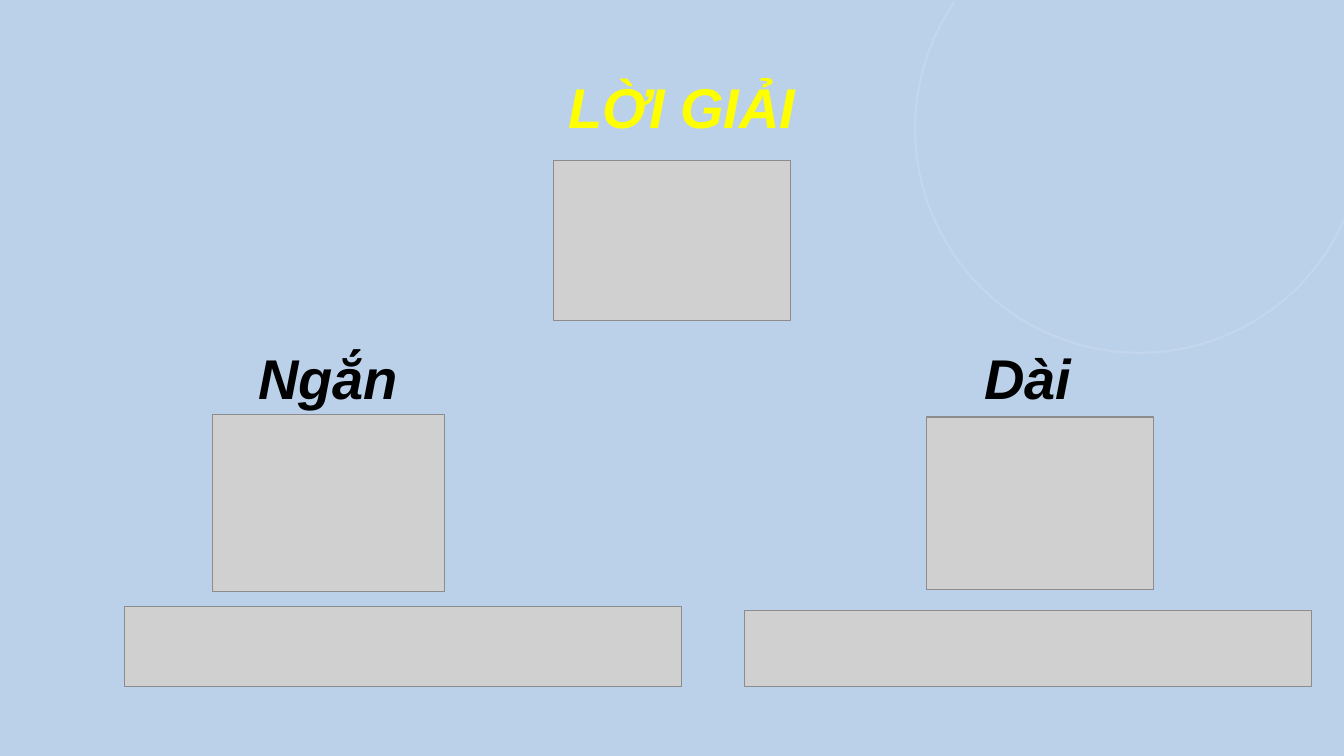
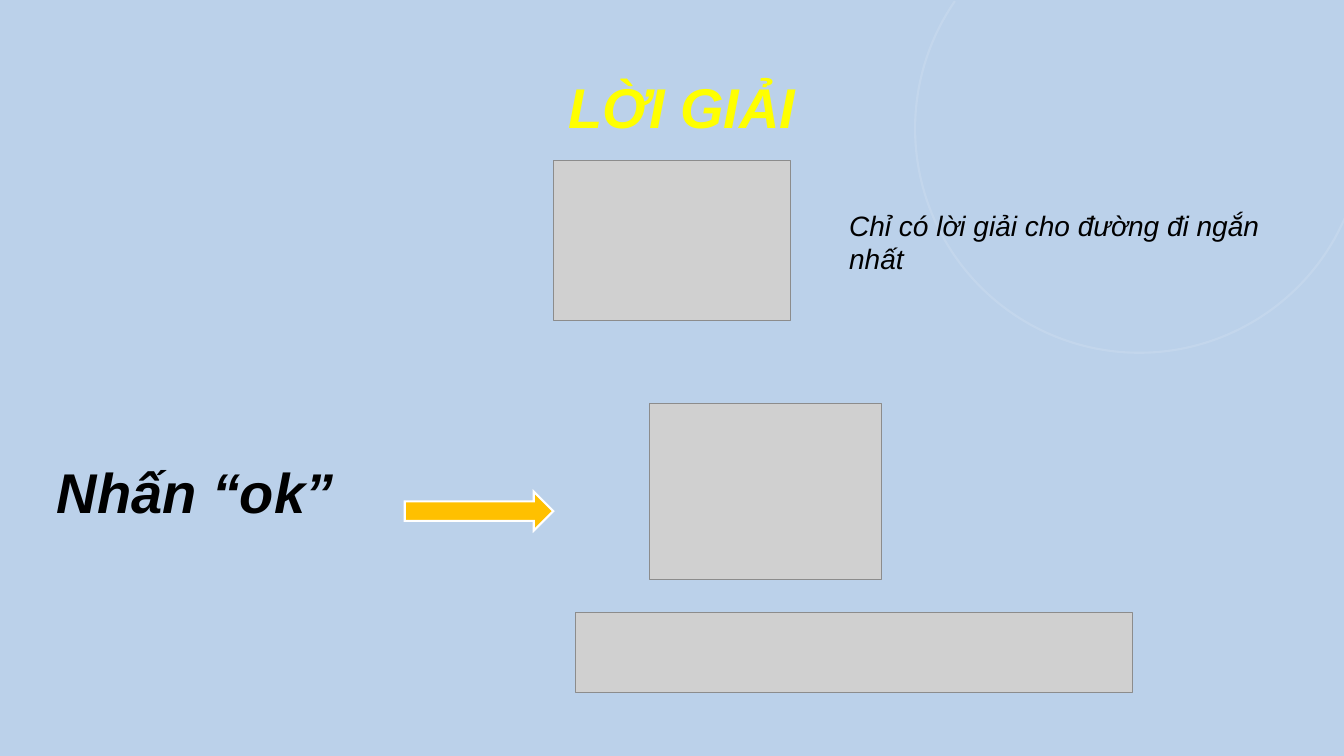
Before and after one commit to kun09-tker/LTDT_project, a slide deck: slide 15 of DarkSouls_ModunDijkstra.pptx. Drawn at 1344x756 pixels with LibreOffice and Linux fonts; fonts in the diff are those of the drawing; grey boxes stand for pictures; background and template pictures are left out. Boxes give left, top, right and bottom in pixels: in the first picture for what was removed or moved away, otherwise in the second. Text is boxed around its words. In the diff, an @@ line names an element or a change of style, - is before the commit and + after.

```diff
--- a/DarkSouls_ModunDijkstra.pptx
+++ b/DarkSouls_ModunDijkstra.pptx
@@ text added at [849,214,1259,270], 20 pt, text #000000, italic @@
+Chỉ có lời giải cho đường đi ngắn nhất
@@ text removed at [258,355,398,409] @@
-Ngắn
@@ text removed at [984,358,1071,400] @@
-Dài
@@ picture: place and size @@
-picture at [213,415,445,592]
+picture at [649,403,881,580]
@@ picture removed at [927,417,1154,590] @@
@@ text added at [57,470,333,514], 40 pt, text #000000, bold, italic @@
+Nhấn “ok”
@@ right arrow added at [405,492,554,531], fill #FFC000, outline #FFFFFF 1.5 pt @@
@@ picture: place and size @@
-picture at [124,607,682,687]
+picture at [576,613,1133,693]
@@ picture removed at [744,610,1311,687] @@
```
Also in this commit, not shown: 2 other slides changed, 15 other files.
